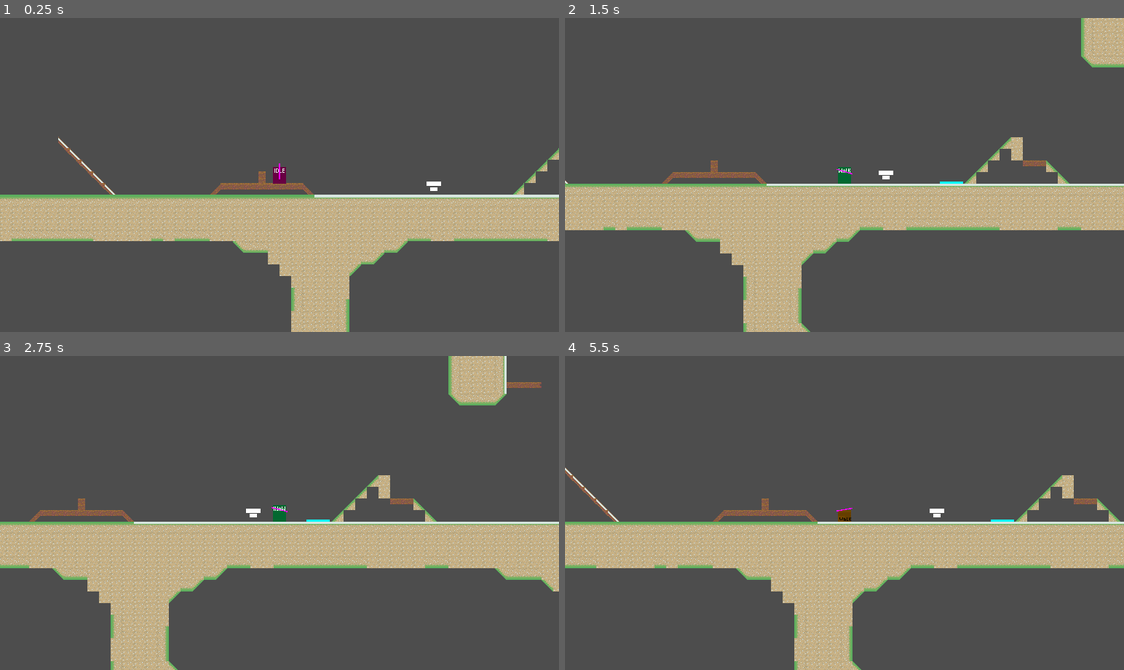
Above: before the commit, frames 1-4 (two rows, left to right).
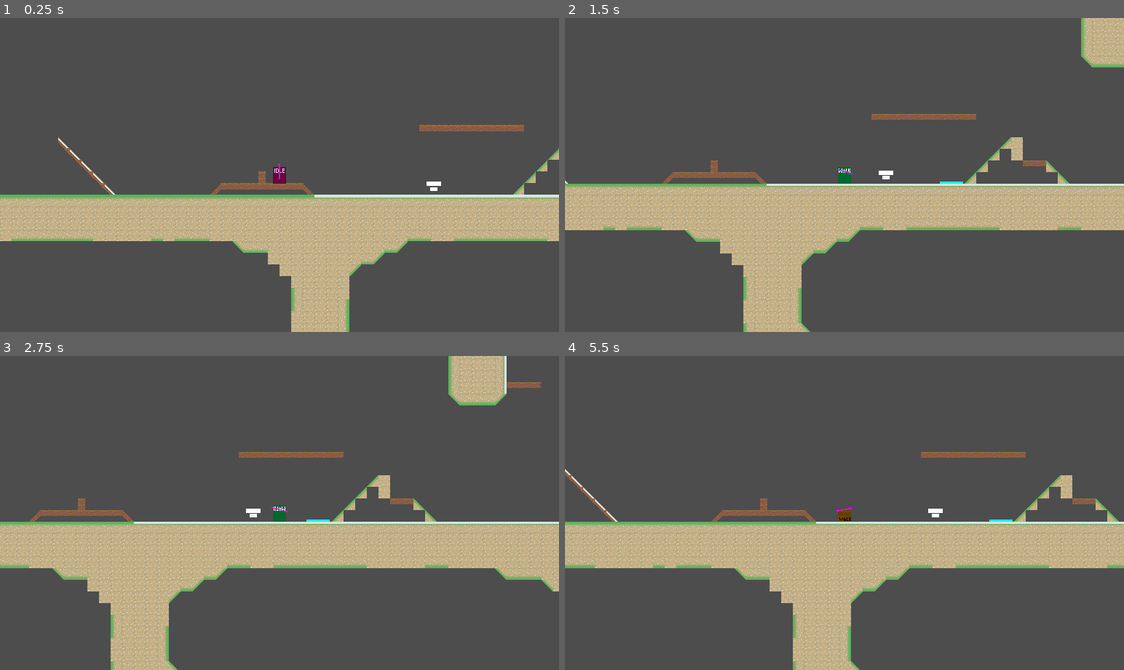
Above: after the commit, the same moments.

Repository: haruo-gabriel/portal2d
Game: Godot game, scene res://levels/level_1/level_scene.tscn
Same seed, same stepped clock (60 frames per second), same inputs: the game is played once before the commit and once after it.
Inputs (mouse positions are in pixels of both pictures, inside the frame that each line leads up to):
- Up to frame 1 (0.25 s): no input
- Up to frame 2 (1.5 s): tap Enter at 0.5 s; move the mouse to (816, 237) at 0.52 s; hold Shift (crouch) 0.53-1.28 s; hold D (move_right) from 0.53 s (still down); tap Space (jump) at 0.77 s; move the mouse to (1012, 222) at 1.27 s; click (1012, 222) at 1.35 s
- Up to frame 3 (2.75 s): tap Space (jump) at 1.52 s; move the mouse to (111, 465) at 2.02 s; release D (move_right) at 2.03 s; hold A (move_left) from 2.03 s (still down); right-click (111, 465) at 2.1 s
- Up to frame 4 (5.5 s): move the mouse to (872, 513) at 2.77 s; tap Shift (crouch) at 2.85 s; tap Space (jump) at 3.02, 3.77, 4.52 s; move the mouse to (760, 434) at 3.52 s; click (760, 434) at 3.6 s; move the mouse to (967, 497) at 4.27 s; release A (move_left) at 4.28 s; hold D (move_right) from 4.28 s (still down); right-click (967, 497) at 4.35 s; move the mouse to (732, 528) at 5.02 s; hold Shift (crouch) from 5.03 s (still down)

The runs differ from the first frame. In frame 1, 0.4% of the frame differs, in the area x 75-94%, y 34-37%; in frame 2, 0.3%; in frame 3, 0.3%; in frame 4, 9.7%, in the area x 0-100%, y 30-100%.

Commit message:
adding var for rotation speed

Diff:
--- a/godot project/characters/turret/scripts/states/active.gd
+++ b/godot project/characters/turret/scripts/states/active.gd
@@ -15,4 +15,4 @@
 
 func physics_update(delta: float) -> void:
 
-	turret.angle = move_toward(turret.angle, angle_to_player, .1)
+	turret.angle = move_toward(turret.angle, angle_to_player, turret.rotation_speed)
--- a/godot project/characters/turret/scripts/states/idle.gd
+++ b/godot project/characters/turret/scripts/states/idle.gd
@@ -10,4 +10,4 @@
 	if can_see_player():
 		transitioned.emit(self, "Active")
 
-	turret.angle = move_toward(turret.angle, turret.maximum_angle, 0.2)
+	turret.angle = move_toward(turret.angle, turret.maximum_angle, turret.rotation_speed)
--- a/godot project/characters/turret/turret.gd
+++ b/godot project/characters/turret/turret.gd
@@ -10,6 +10,8 @@
 @export var minimum_angle: float
 @export var maximum_angle: float
 
+@export var rotation_speed: float
+
 @export var player: Player
 
 var angle: float = 0.0
--- a/godot project/levels/level_1/level_scene.tscn
+++ b/godot project/levels/level_1/level_scene.tscn
@@ -10,7 +10,7 @@
 tile_set = ExtResource("1_6d6h5")
 format = 2
 layer_0/name = "Terrain"
-layer_0/tile_data = PackedInt32Array(65533, 65536, 0, 131069 …(100973 unchanged characters)… -1507187, 196608, 0, -1441652, 196608, 0)
+layer_0/tile_data = PackedInt32Array(65533, 65536, 0, 131069 …(100973 unchanged characters)… -1507187, 196608, 0, -1441652, 196608, 0, -1769332, 65536, 1, -1769333, 65536, 1, -1769334, 65536, 1, -1769335, 65536, 1, -1769336, 65536, 1, -1769337, 65536, 1, -1769338, 65536, 1, -1769339, 65536, 1, -1769340, 65536, 1)
 layer_1/name = "Portal"
 layer_1/tile_data = PackedInt32Array(-2162534, 196608, 1073741827, -2228070, 196608, 1073741827, -2293606, 196608, 1073 …(8334 unchanged characters)…
 
@@ -20,4 +20,5 @@
 [node name="Turret" parent="." node_paths=PackedStringArray("player") instance=ExtResource("3_5o3q5")]
 position = Vector2(2132, -344)
 minimum_angle = -1.57
+rotation_speed = 0.02
 player = NodePath("../Player")
